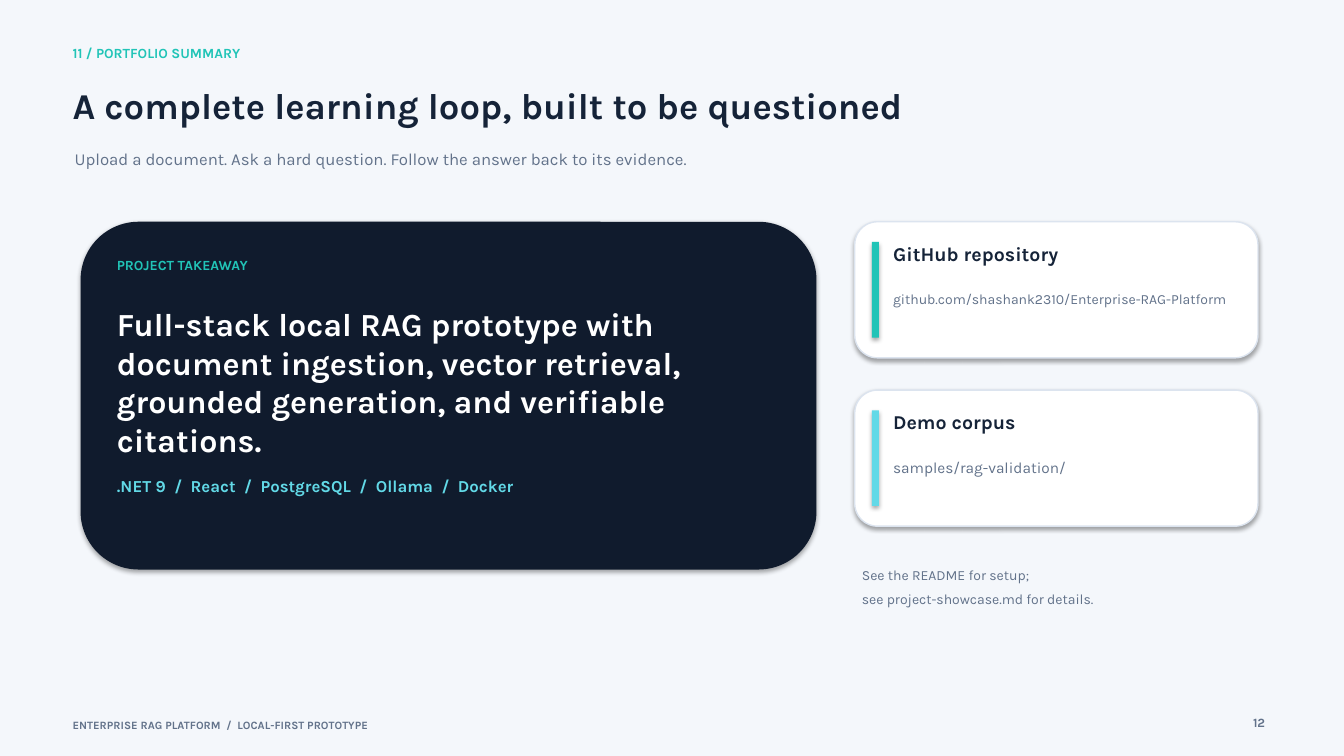
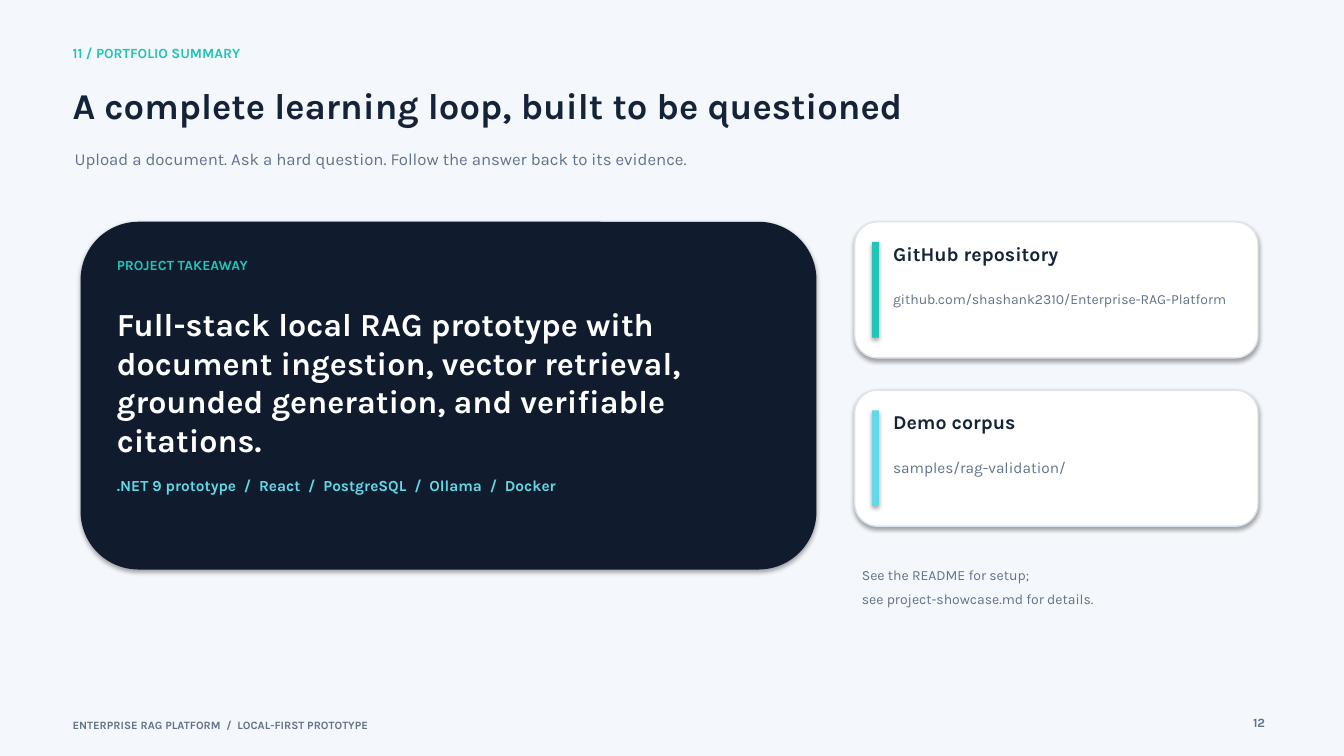
Before and after one commit to shashank2310/Enterprise-RAG-Platform, a slide deck: slide 12 of docs/enterprise-rag-showcase.pptx. Drawn at 1344x756 pixels with LibreOffice and Linux fonts; fonts in the diff are those of the drawing. Boxes give left, top, right and bottom in pixels: in the first picture for what was removed or moved away, otherwise in the second. Text is boxed around its words. In the diff, an @@ line names an element or a change of style, - is before the commit and + after.

```diff
--- a/docs/enterprise-rag-showcase.pptx
+++ b/docs/enterprise-rag-showcase.pptx
@@ text at (x1=117, y1=480, x2=556, y2=495): text changed; size 12 to 11 pt @@
-.NET 9 / React / PostgreSQL / Ollama / Docker
+.NET 9 prototype / React / PostgreSQL / Ollama / Docker
```
Also in this commit, not shown: 3 other slides changed, 7 other files.
